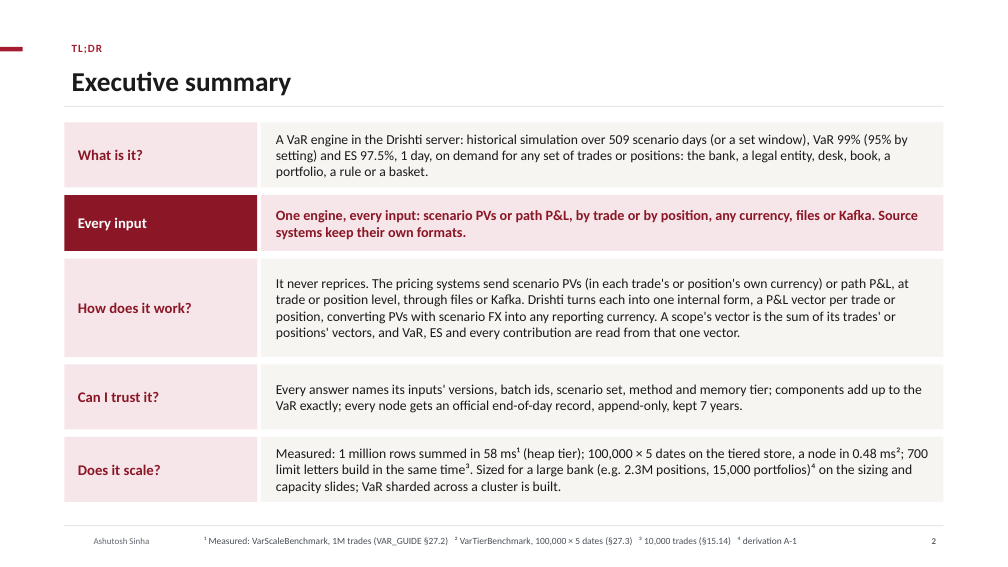
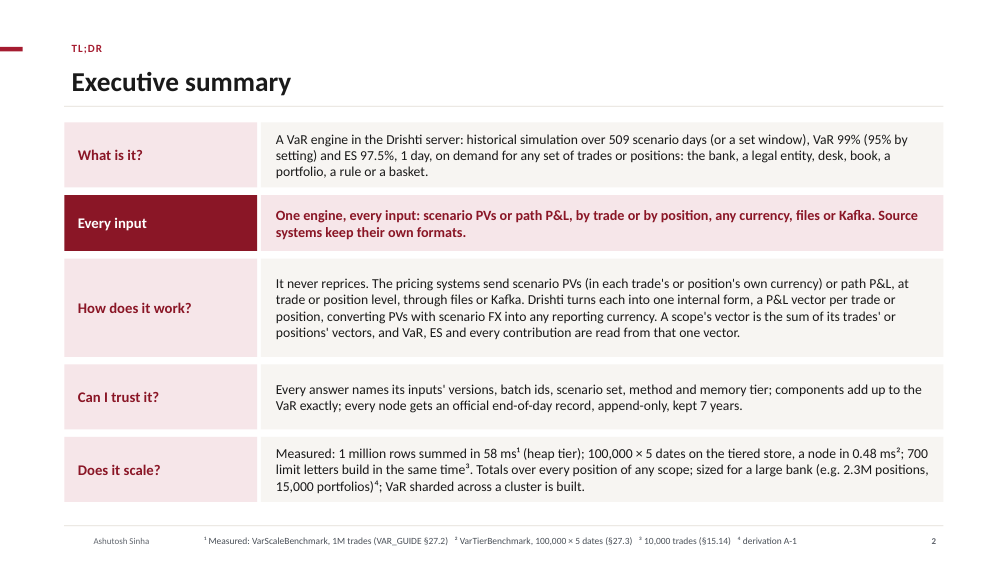
Before and after one commit to ajsinha/drishti, a slide deck: slide 2 of docs/publications/Drishti-VaR-Engine.pptx. Drawn at 1008x567 pixels with LibreOffice and Linux fonts; fonts in the diff are those of the drawing; background and template pictures are left out. Boxes give left, top, right and bottom in pixels: in the first picture for what was removed or moved away, otherwise in the second. Text is boxed around its words. In the diff, an @@ line names an element or a change of style, - is before the commit and + after.

```diff
--- a/docs/publications/Drishti-VaR-Engine.pptx
+++ b/docs/publications/Drishti-VaR-Engine.pptx
@@ text at (x1=276, y1=447, x2=928, y2=493): text changed @@
-Measured: 1 million rows summed in 58 ms¹ (heap tier); 100,000 × 5 dates on the tiered store, a node in 0.48 ms²; 700 limit letters build in the same time³. Sized for a large bank (e.g. 2.3M positions, 15,000 portfolios)⁴ on the sizing and capacity slides; VaR sharded across a cluster is built.
+Measured: 1 million rows summed in 58 ms¹ (heap tier); 100,000 × 5 dates on the tiered store, a node in 0.48 ms²; 700 limit letters build in the same time³. Totals over every position of any scope; sized for a large bank (e.g. 2.3M positions, 15,000 portfolios)⁴; VaR sharded across a cluster is built.
```
Also in this commit, not shown: 23 other slides changed, 13 slides added, 1 slide removed, 7 other files.
